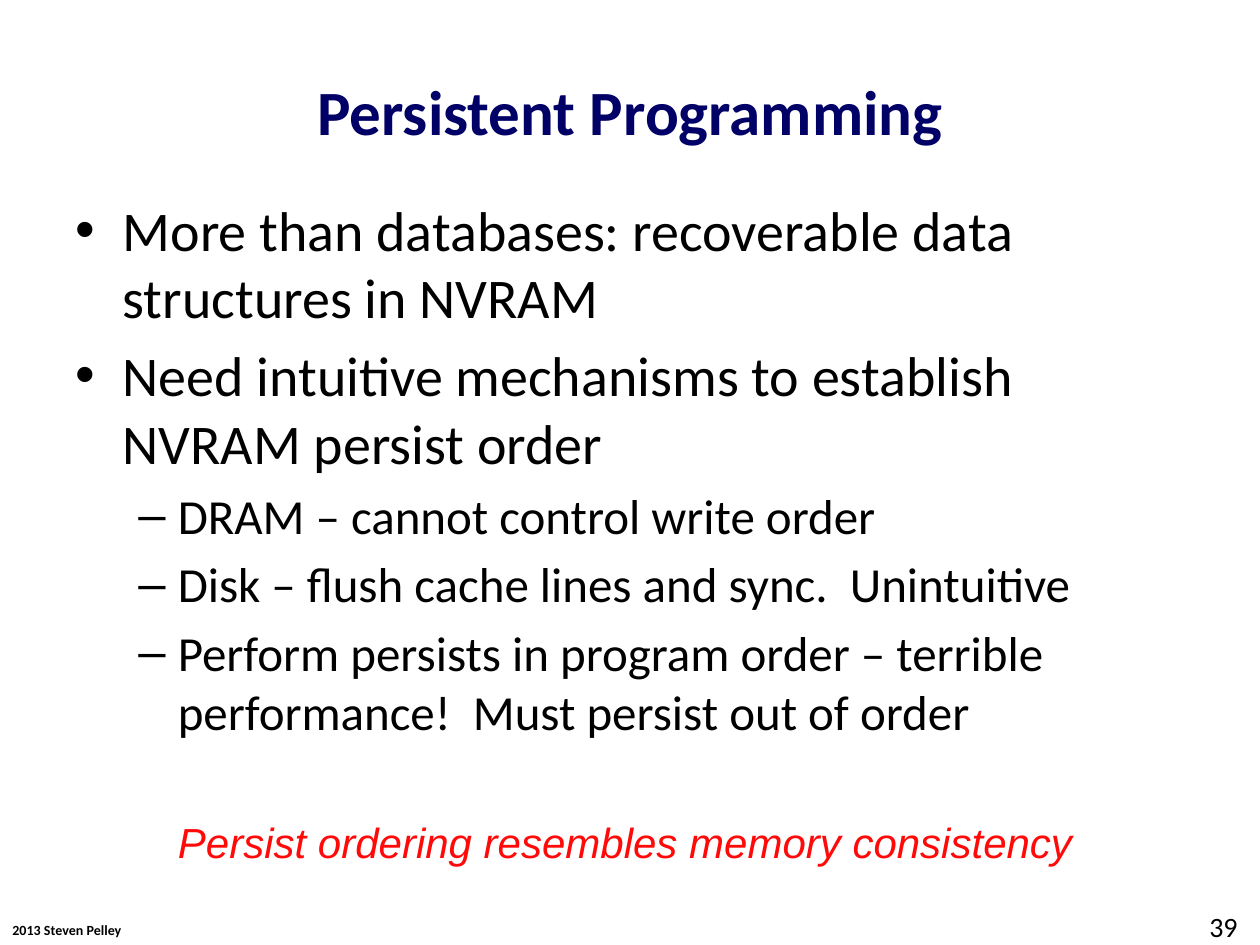
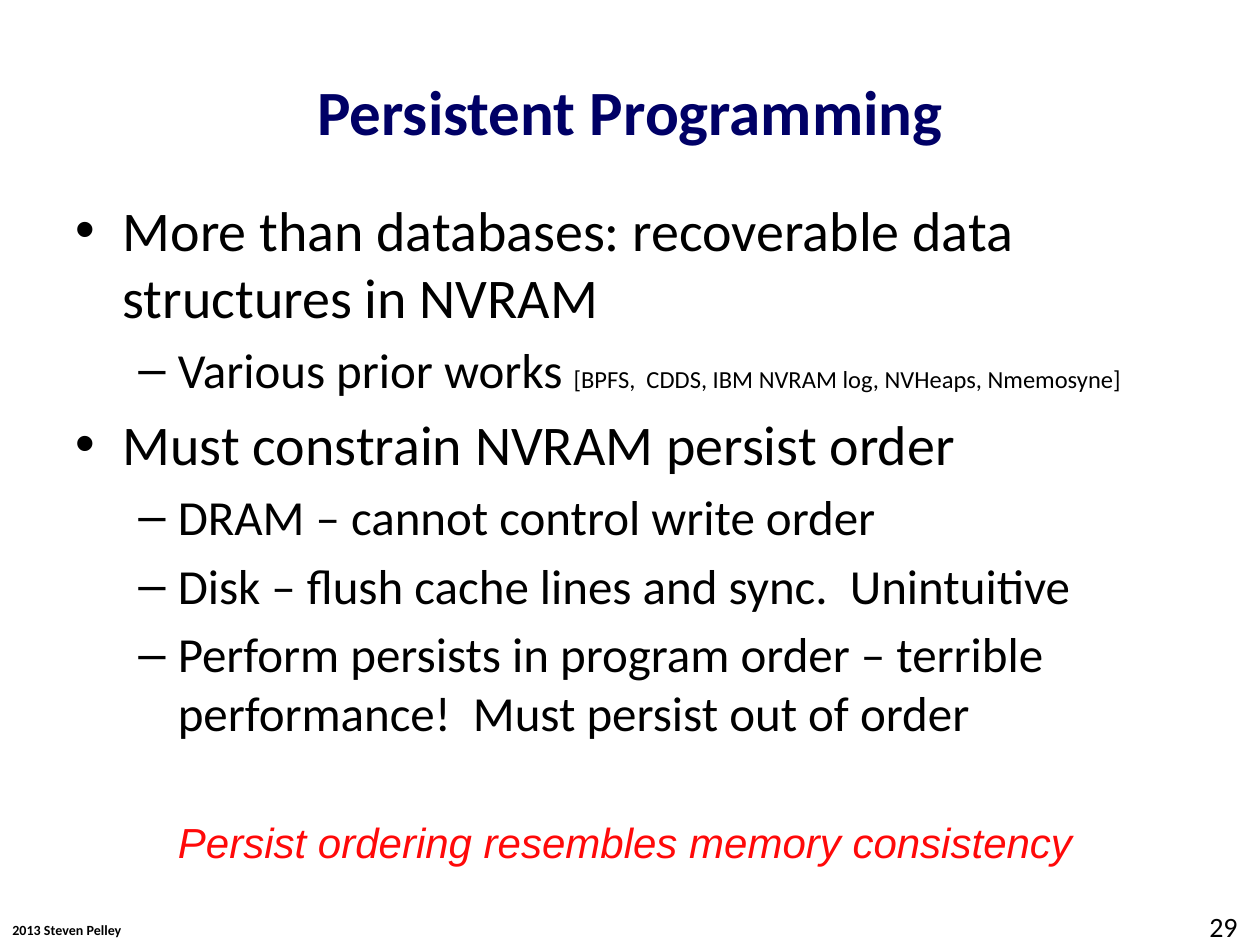
Before and after one commit to Abulila/dissertation, a slide deck: slide 29 of proposal/proposal.pptx (slide 39 before the commit). Drawn at 1260x945 pixels with LibreOffice and Linux fonts; fonts in the diff are those of the drawing; background and template pictures are left out. Boxes give left, top, right and bottom in pixels: in the first picture for what was removed or moved away, otherwise in the second. Text is boxed around its words. In the diff, an @@ line names an element or a change of style, - is before the commit and + after.

```diff
--- a/proposal/proposal.pptx
+++ b/proposal/proposal.pptx
@@ text at bbox=[123, 354, 1121, 474]: text changed; size 32 to 14 pt @@
-• Need intuitive mechanisms to establish NVRAM persist order
+  – Various prior works [BPFS, CDDS, IBM NVRAM log, NVHeaps, Nmemosyne]
+• Must constrain NVRAM persist order
@@ page number at bbox=[1209, 919, 1237, 937]: text changed @@
-39
+29
```
Also in this commit, not shown: 25 other slides changed, 4 slides added, 6 slides removed.
